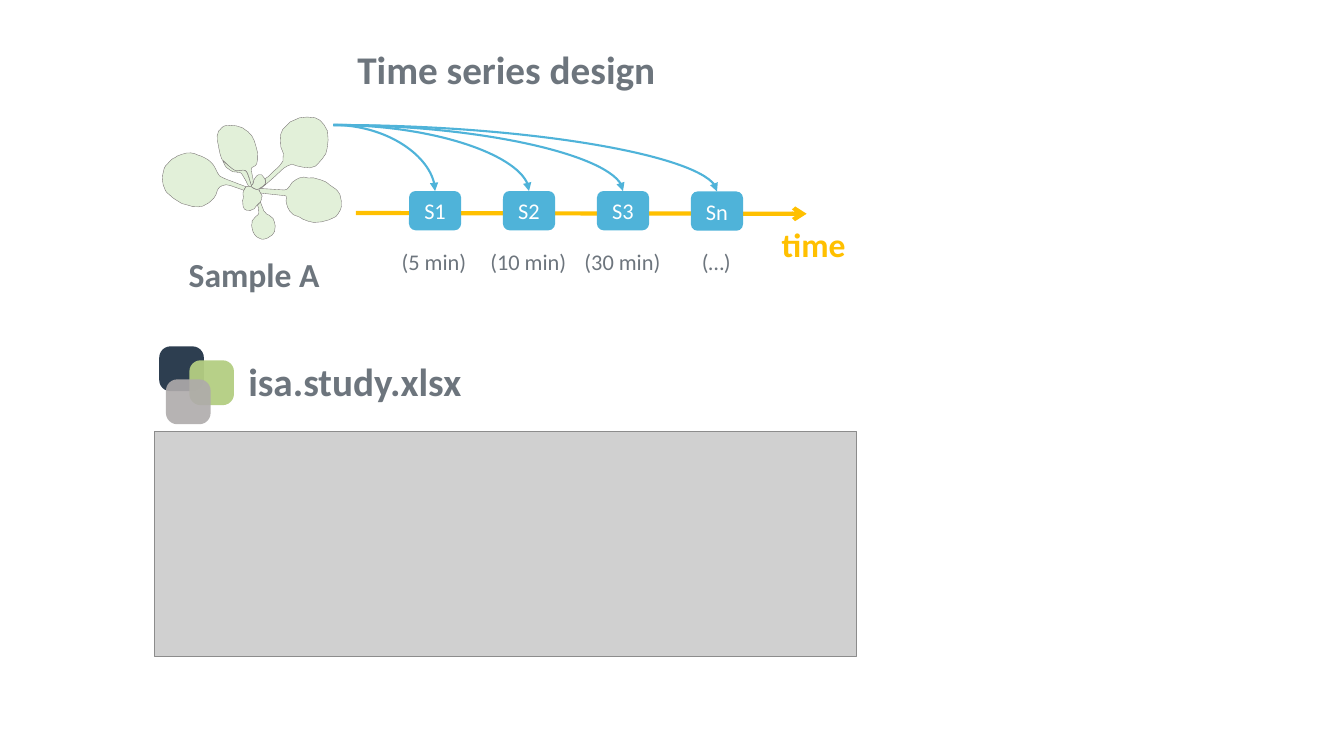
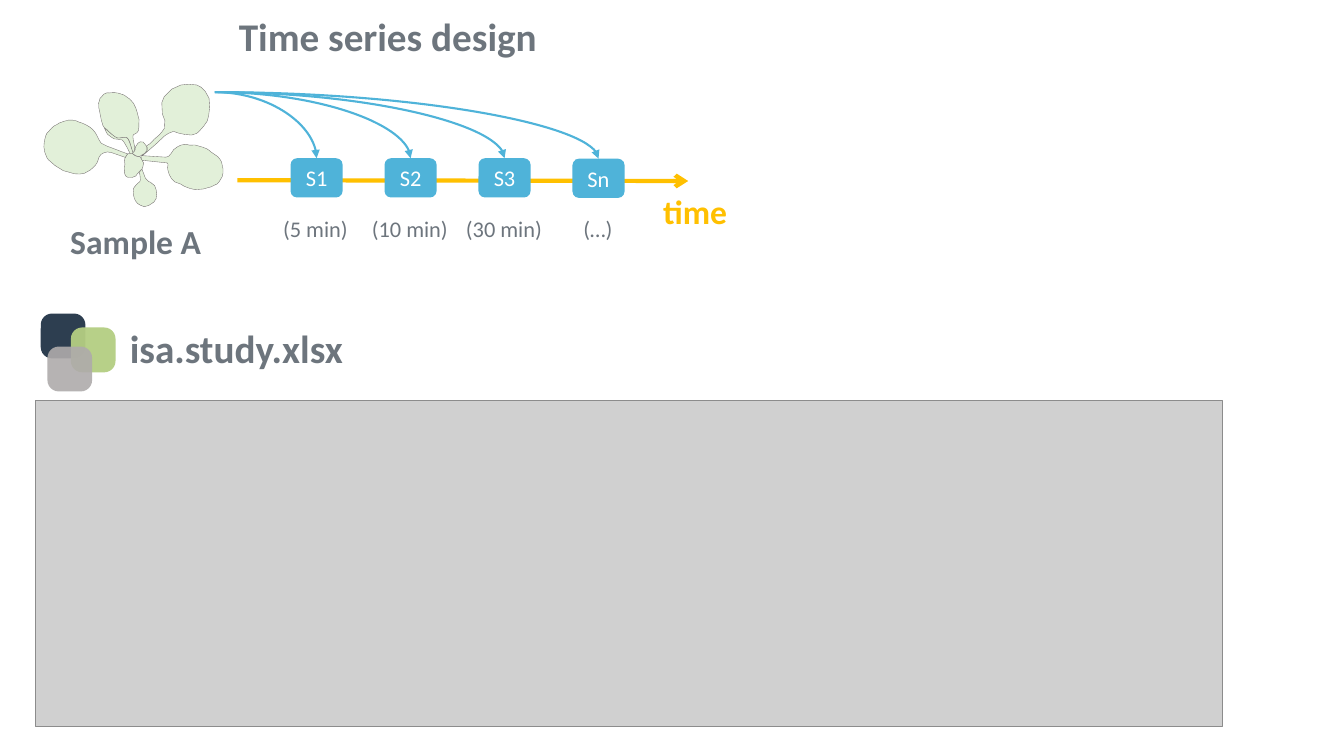
Before and after one commit to nfdi4plants/nfdi4plants.knowledgebase, a slide deck: slide 2 of src/docs/img/ISA_AnnotationPatterns.pptx. Drawn at 1344x756 pixels with LibreOffice and Linux fonts; fonts in the diff are those of the drawing; grey boxes stand for pictures. Boxes give left, top, right and bottom in pixels: in the first picture for what was removed or moved away, otherwise in the second. Text is boxed around its words. In the diff, an @@ line names an element or a change of style, - is before the commit and + after.

Commit message:
update ISA_AnnotationPatterns.pptx with new images

```diff
--- a/src/docs/img/ISA_AnnotationPatterns.pptx
+++ b/src/docs/img/ISA_AnnotationPatterns.pptx
@@ 7 texts, 5 rounded rectangles, 4 freeform shapes, 4 curved arrows, 1 arrow: place and size @@
-7 texts, 5 rounded rectangles, 4 freeform shapes, 4 curved arrows, 1 arrow at (153, 108, 846, 402)
+7 texts, 5 rounded rectangles, 4 freeform shapes, 4 curved arrows, 1 arrow at (35, 75, 727, 369)
@@ 3 freeform shapes, 2 rounded rectangles, 1 text: place and size @@
-3 freeform shapes, 2 rounded rectangles, 1 text at (166, 56, 656, 423)
+3 freeform shapes, 2 rounded rectangles, 1 text at (47, 23, 537, 391)
@@ picture added at (35, 401, 1222, 727) @@
@@ picture removed at (154, 432, 857, 656) @@
```
Also in this commit, not shown: 2 other slides changed.
